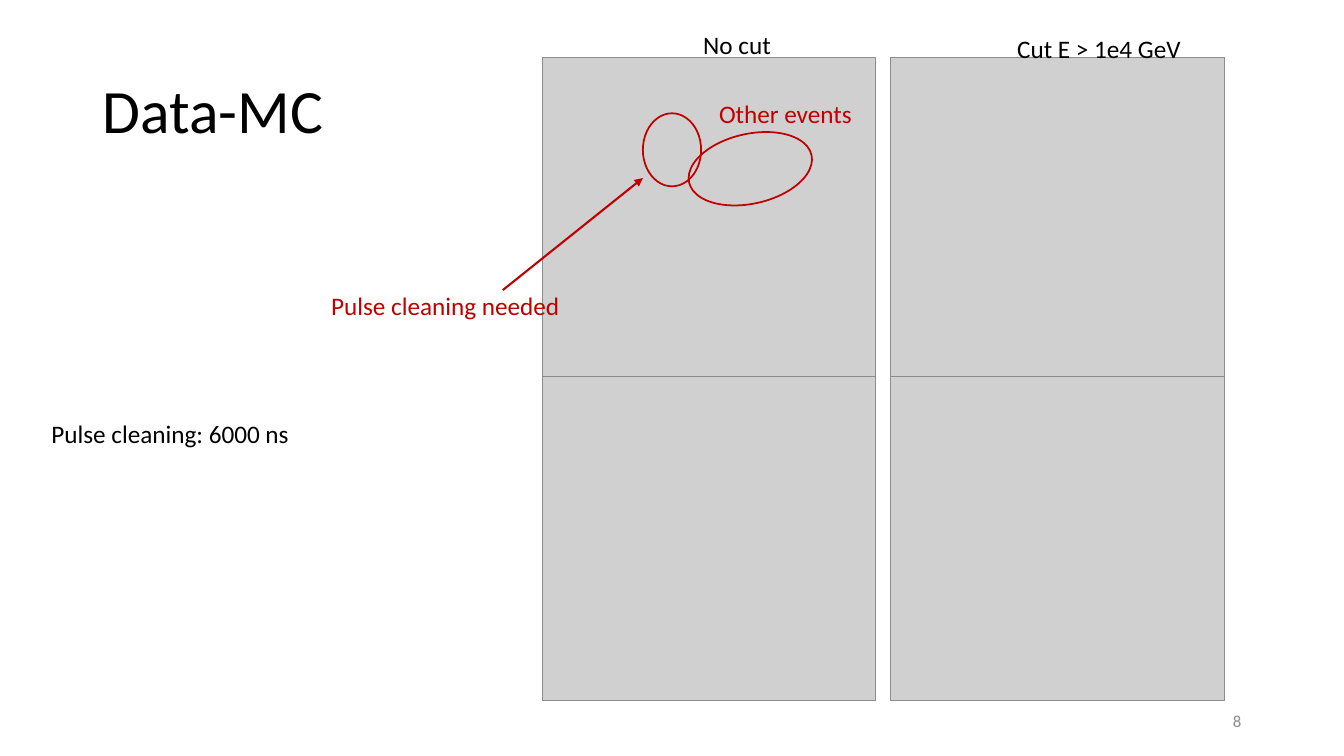
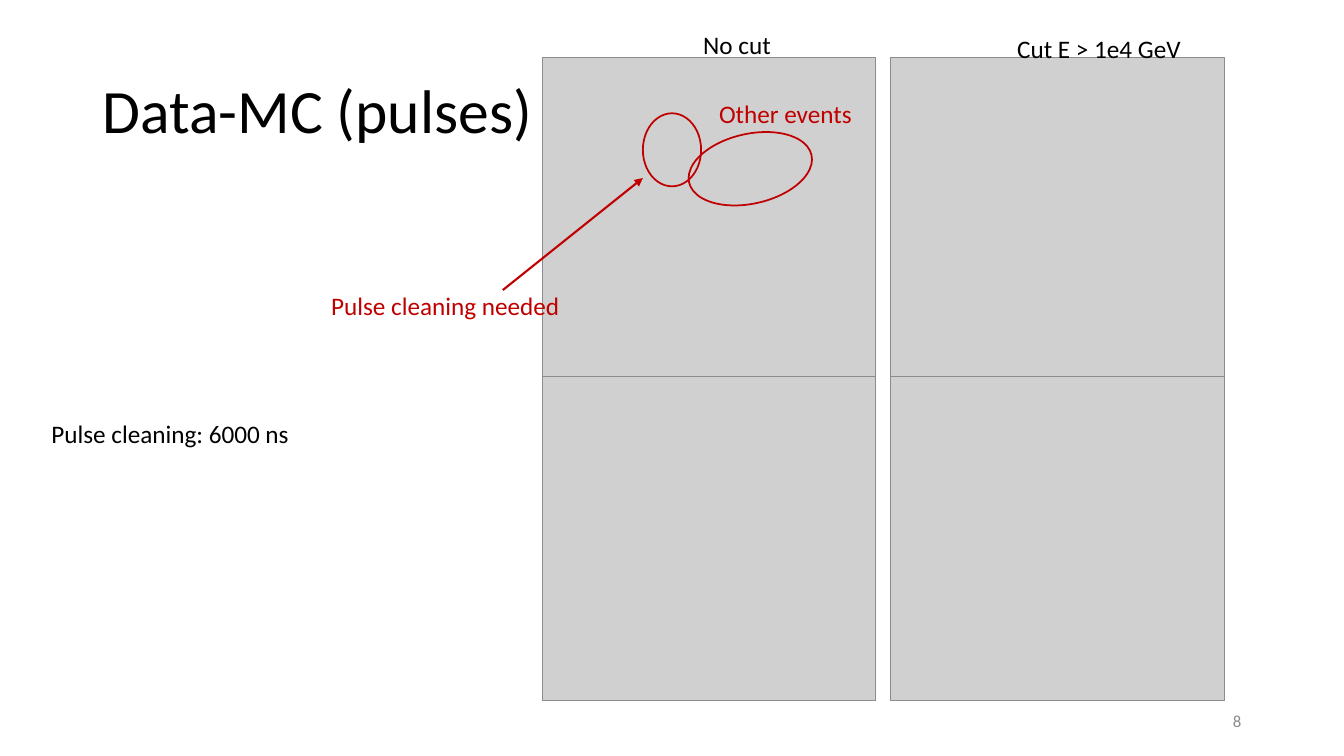
Before and after one commit to pascalgutjahr/presentations, a slide deck: slide 9 of cr_group/prompt_20230831.pptx. Drawn at 1344x756 pixels with LibreOffice and Linux fonts; fonts in the diff are those of the drawing; grey boxes stand for pictures. Boxes give left, top, right and bottom in pixels: in the first picture for what was removed or moved away, otherwise in the second. Text is boxed around its words. In the diff, an @@ line names an element or a change of style, - is before the commit and + after.

Commit message:
add data mc

```diff
--- a/cr_group/prompt_20230831.pptx
+++ b/cr_group/prompt_20230831.pptx
@@ title at (x1=102, y1=88, x2=532, y2=143): text changed @@
-Data-MC
+Data-MC (pulses)
```
Also in this commit, not shown: 2 other slides changed, 4 slides added.
